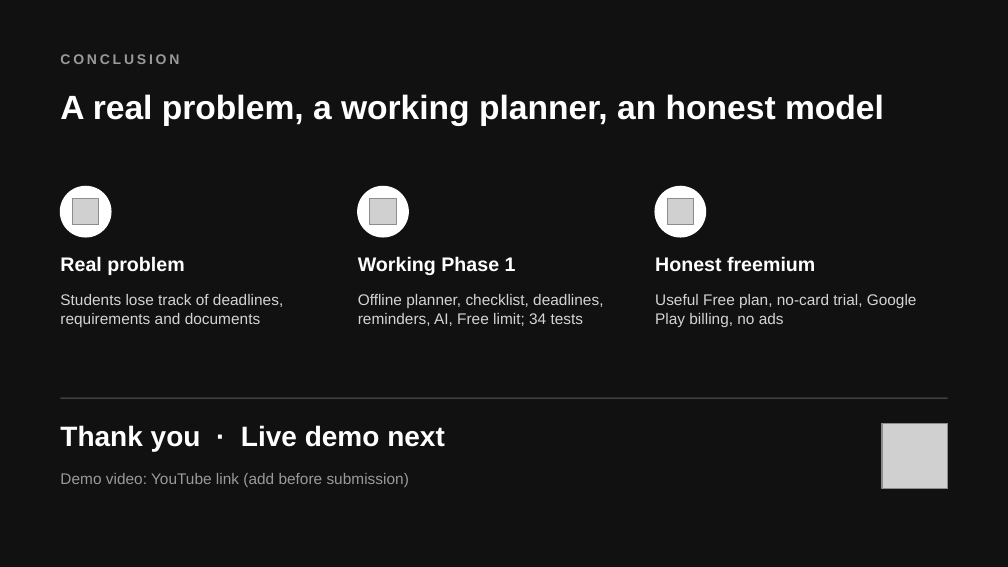
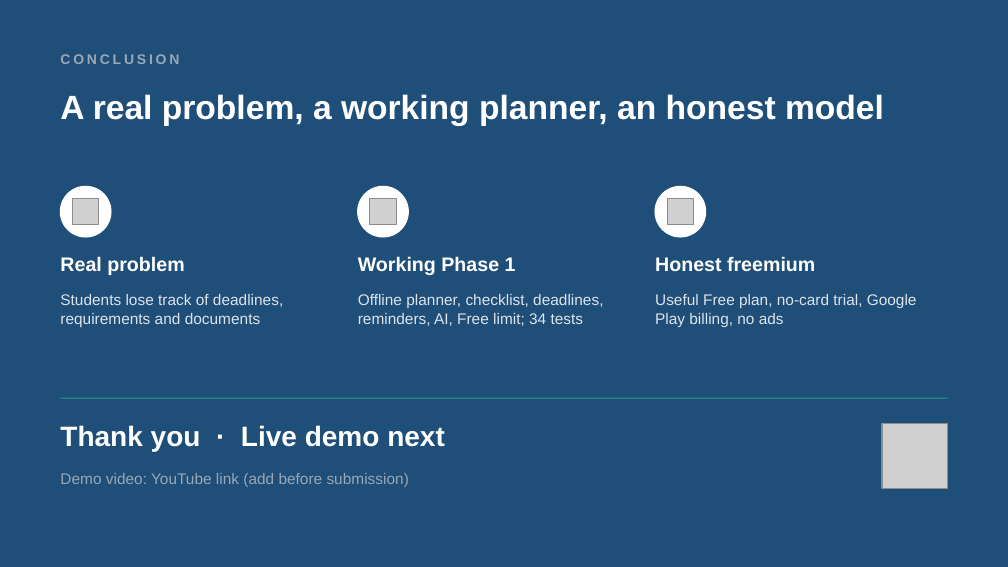
Before and after one commit to alinaraza2017/dossier, a slide deck: slide 33 of presentation_prep/02_Dossier_SCD_Lab_Mid.pptx. Drawn at 1008x567 pixels with LibreOffice and Linux fonts; fonts in the diff are those of the drawing; grey boxes stand for pictures. Boxes give left, top, right and bottom in pixels: in the first picture for what was removed or moved away, otherwise in the second. Text is boxed around its words. In the diff, an @@ line names an element or a change of style, - is before the commit and + after.

```diff
--- a/presentation_prep/02_Dossier_SCD_Lab_Mid.pptx
+++ b/presentation_prep/02_Dossier_SCD_Lab_Mid.pptx
@@ background #111111 to #1F4E79 @@
@@ text "CONCLUSION" at <box>60,54,179,64</box>: text colour #9A9A9A to #9AA7B5 @@
@@ text colour #D4D4D4 to #DDE3EA in 3 elements at <box>60,294,283,327</box>, <box>358,294,603,326</box>, <box>655,294,917,327</box> @@
@@ line (60, 398) - (948, 398): stroke #5C5C5C 0.75 pt to #2A9D8F 0.75 pt @@
@@ text "Demo video: YouTube link (add ..." at <box>60,473,409,487</box>: text colour #9A9A9A to #9AA7B5 @@
```
Also in this commit, not shown: 32 other slides changed, 5 other files.
